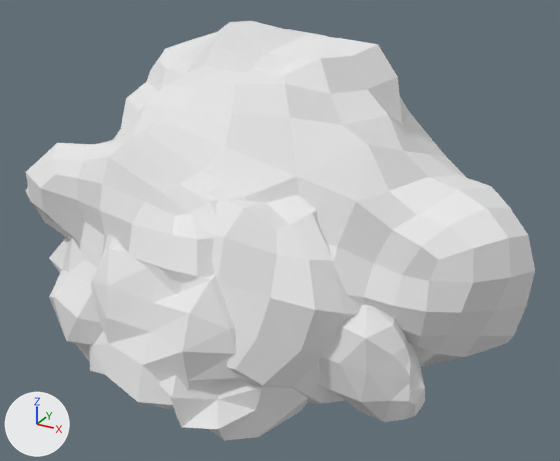
A saved change to the OBJ model projects/Dam Defense - final/res/models/Rock3.obj.
Rendered twice from a 50 mm lens placed at (4.36, -7.51, 4.28), pointed at (0.14, 0.16, 0.45). Lighting does not change. The marker at lower left points along +X, +Y and +Z. Where no turn or scale is listed for an object, it has been applied to the vertices.

In view in the first picture: 'Rock_1_Cube.004', 'Rock_2_Cube.007', 'Rock_3_Cube.008', 'Rock_4_Cube.009', 'Rock_5_Cube.010'.
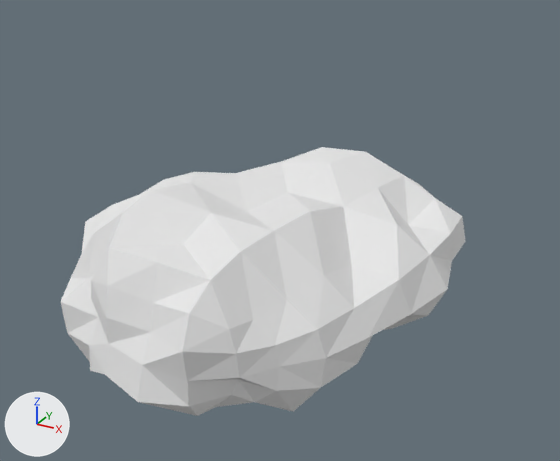
The newer file is also turned or shifted as a whole; pictures and numbers use the older file's frame.

Boxes (x1, y1, x2, y2) around the edits, measured in the pictures (560 x 461 px):
'Rock_5_Cube.010', deleted
    before: (26, 21, 535, 367)
'Rock_4_Cube.009', deleted
    before: (49, 186, 362, 404)
'Rock_1_Cube.004', deleted
    before: (317, 305, 425, 422)
'Rock_2_Cube.007', deleted
    before: (159, 375, 308, 441)
'Rock_3_Cube.008', unchanged, uncovered by the edit
    before: (76, 237, 244, 410)
    after: (60, 147, 466, 416)

The change, as a list of edits to the scene's bpy script:
```text
Remove ob_rock_1_cube_004:
    ob_rock_1_cube_004 = bpy.data.objects.new('Rock_1_Cube.004', me_rock_1_cube_004)
    ob_rock_1_cube_004.location = (0.0, 0.0, 0.0)
Remove ob_rock_2_cube_007:
    ob_rock_2_cube_007 = bpy.data.objects.new('Rock_2_Cube.007', me_rock_2_cube_007)
    ob_rock_2_cube_007.location = (0.0, 0.0, 0.0)
Remove ob_rock_4_cube_009:
    ob_rock_4_cube_009 = bpy.data.objects.new('Rock_4_Cube.009', me_rock_4_cube_009)
    ob_rock_4_cube_009.location = (0.0, 0.0, 0.0)
Remove ob_rock_5_cube_010:
    ob_rock_5_cube_010 = bpy.data.objects.new('Rock_5_Cube.010', me_rock_5_cube_010)
    ob_rock_5_cube_010.location = (0.0, 0.0, 0.0)
```
